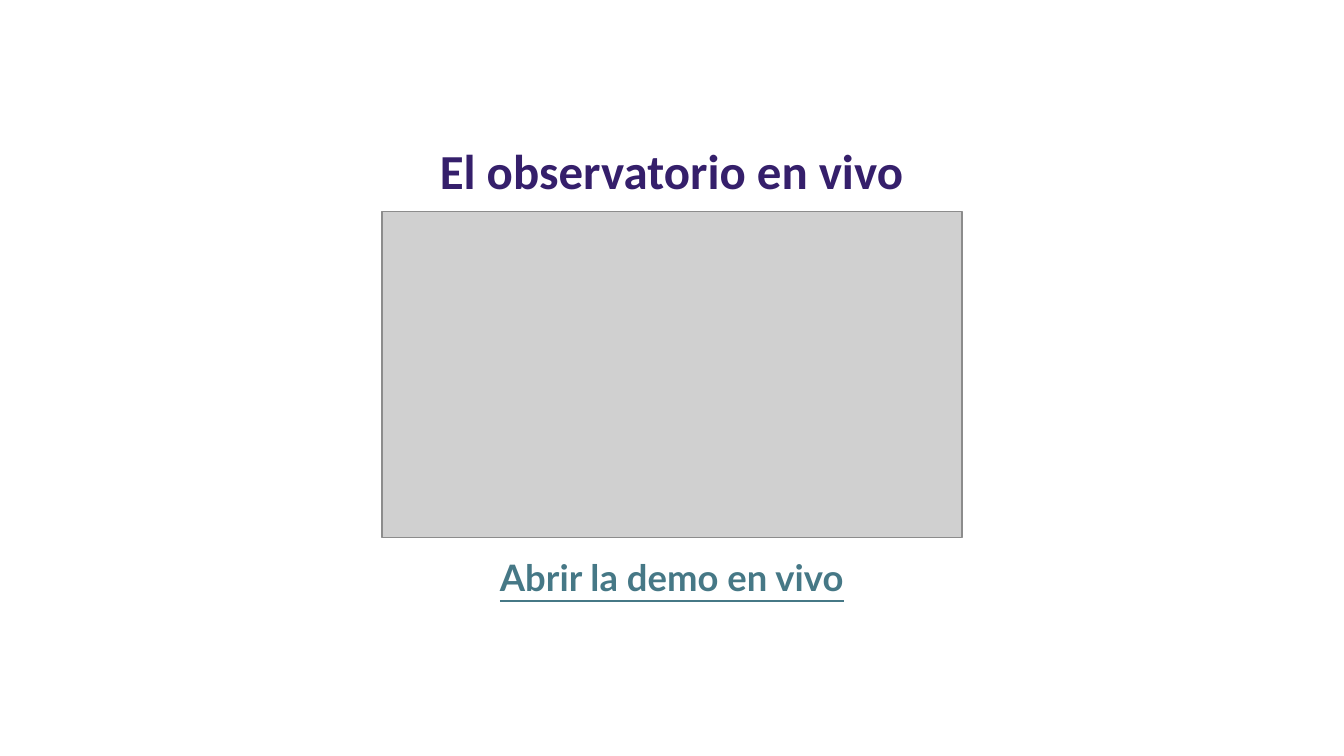
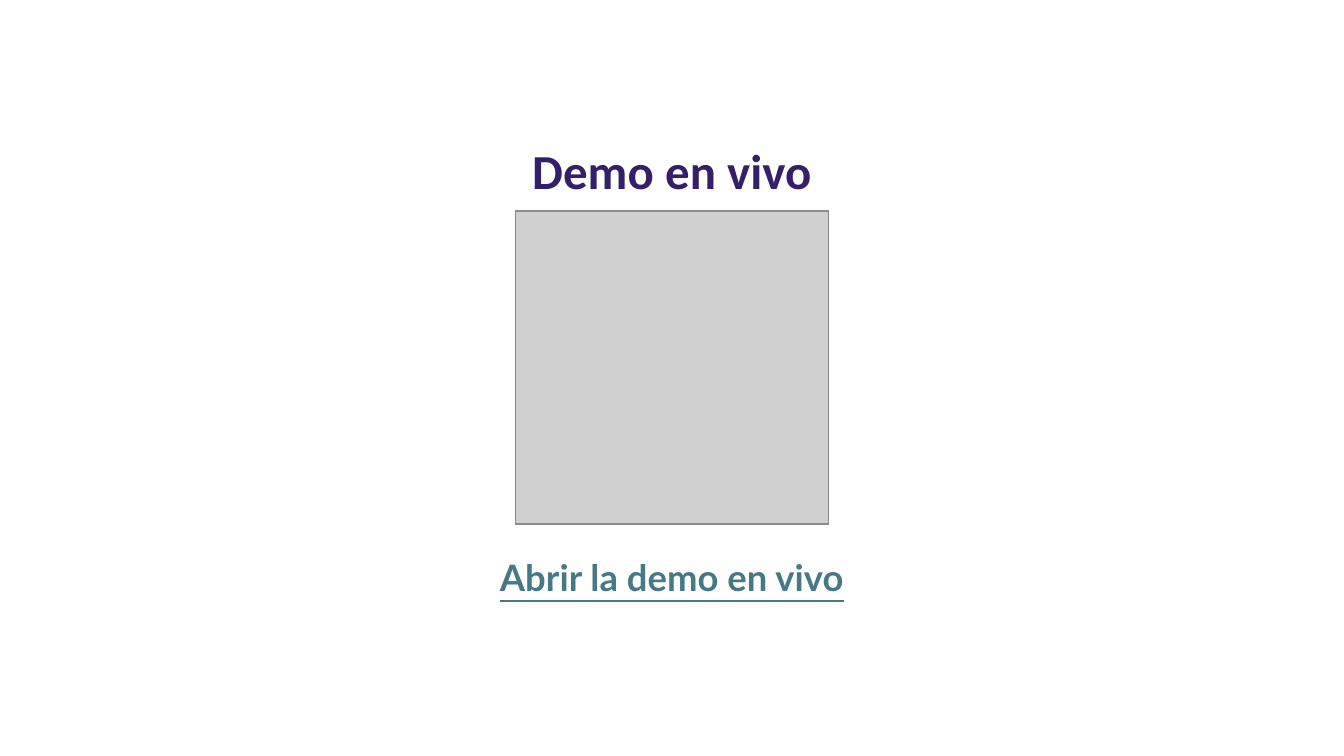
Before and after one commit to AngelHusielLaraHernandez/ProyectoMineria, a slide deck: slide 5 of EntregableFinal/Presentacion/Observatorio de Videojuegos.pptx. Drawn at 1344x756 pixels with LibreOffice and Linux fonts; fonts in the diff are those of the drawing; grey boxes stand for pictures; background and template pictures are left out. Boxes give left, top, right and bottom in pixels: in the first picture for what was removed or moved away, otherwise in the second. Text is boxed around its words. In the diff, an @@ line names an element or a change of style, - is before the commit and + after.

```diff
--- a/EntregableFinal/Presentacion/Observatorio de Videojuegos.pptx
+++ b/EntregableFinal/Presentacion/Observatorio de Videojuegos.pptx
@@ text at [532, 154, 811, 190]: text changed @@
-El observatorio en vivo
+Demo en vivo
@@ picture: place and size @@
-picture at [382, 211, 961, 538]
+picture at [516, 211, 829, 524]
```
Also in this commit, not shown: 1 other slide changed, 1 slide added, 1 slide removed, 2 other files.
